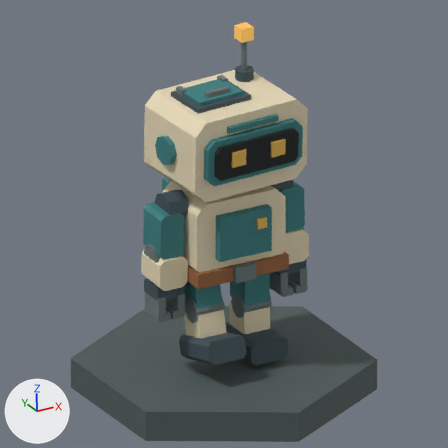
The Blender file art/blender/salvage_robot.blend: old version first, new version second.
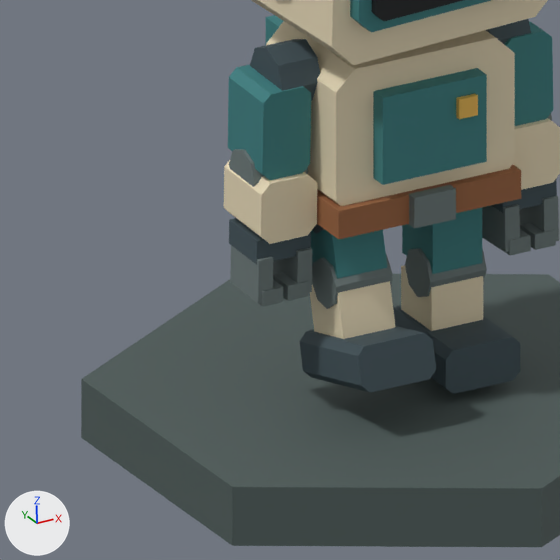
There are two pictures of each version: one from the file's camera 'Camera', one close up on the part from 7% to 69% of the width and 38% to 100% of the height. The axes (+X, +Y, +Z) are drawn at lower left. The lights are the same throughout. The last two pictures show the newer version. Both versions are drawn at frame 16 of the action 'Walk_LeftLegPivot'; the numbers are the values there.

Before the edit, the objects in view are built like this:
```python
me_cube_003 = bpy.data.meshes.new('Cube.003')
me_cube_003.from_pydata(...)  # a box spanning x -0.22..0.22, y -0.16..0.16, z -0.032..0.032
me_cube_003.materials.append(mat_robot_salvage_strap)  # brown #98623d
me_cube_032 = bpy.data.meshes.new('Cube.032')
me_cube_032.from_pydata(...)  # a box spanning x -0.0625..0.0625, y -0.065..0.065, z -0.05..0.05
me_cube_032.materials.append(mat_robot_shell_cream)  # beige #e7d9b8
ob_leftlegpivot = bpy.data.objects.new('LeftLegPivot', None)
ob_leftlegpivot.parent = ob_salvagerobot
ob_leftlegpivot.location = (-0.125, 0.0, 0.432)
ob_leftlegpivot.rotation_euler = (-0.24, 0.0, 0.0)  # degrees (-14, 0, 0)
ob_right_shin = bpy.data.objects.new('Right shin', me_cube_032)
ob_right_shin.parent = ob_rightlegpivot
ob_right_shin.location = (0.0, 0.0, -0.245)
ob_utility_belt = bpy.data.objects.new('Utility belt', me_cube_003)
ob_utility_belt.parent = ob_bodypivot
ob_utility_belt.location = (0.0, -0.01, -0.14)
# also in view: 'Left gripper finger' at (-0.337, -0.005, 0.303); 'Left gripper finger.001' at (-0.243, -0.005, 0.303); 'Left elbow' at (-0.29, 0.006, 0.523); 'Right knee' at (0.125, -0.015, 0.215); 'Right forearm' at (0.29, -0.018, 0.463)
```
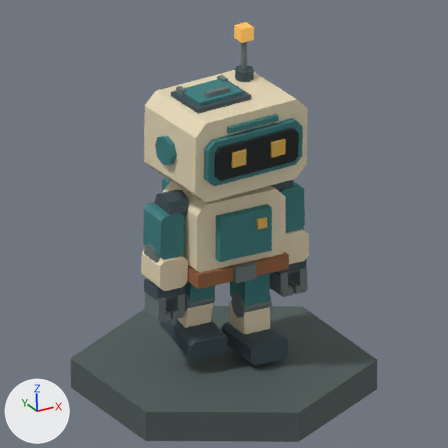
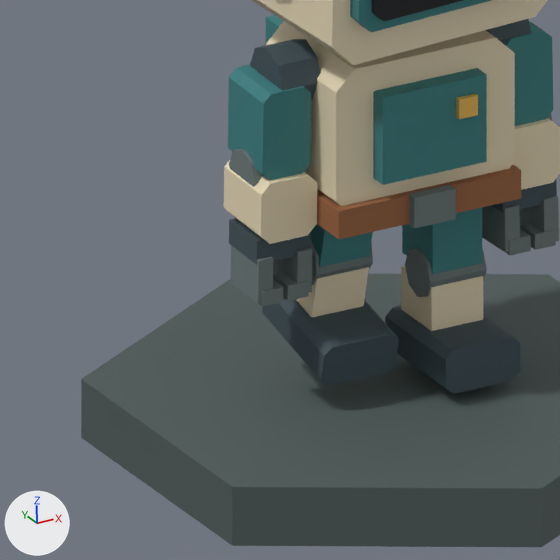
ob_leftlegpivot is not drawn itself; it is the parent of ob_left_hip, ob_left_thigh, ob_left_knee, ob_left_shin, ob_left_boot, ob_left_toe_panel.

The change, as JSON lines over the scene's bpy script:
```json
{"op": "set", "path": "ob_leftlegpivot.location", "old": "(-0.125, 0.0, 0.432)", "new": "(-0.125, 0.0, 0.46)"}
{"op": "set", "path": "ob_leftlegpivot.rotation_euler", "old": "(-0.24, 0.0, 0.0)", "new": "(0.231, 0.0, 0.0)", "note": "degrees (-14, 0, 0) -> degrees (13, 0, 0)"}
```

Pixel boxes [x1, y1, x2, y2] of what changed, in the close-ups (560 x 560 px):
```json
{"object": "Left boot", "change": "moved, turned", "before": [299, 326, 436, 392], "after": [262, 298, 399, 386]}
{"object": "Left shin", "change": "moved, turned", "before": [310, 281, 395, 339], "after": [296, 267, 369, 317]}
{"object": "Left thigh", "change": "moved, turned", "before": [311, 229, 387, 279], "after": [311, 224, 373, 267]}
{"object": "Left knee", "change": "moved, turned", "before": [312, 255, 393, 309], "after": [311, 241, 373, 285]}
{"object": "Left hip", "change": "moved, turned", "before": [312, 224, 324, 234], "on screen": "not visible afterwards"}
```
